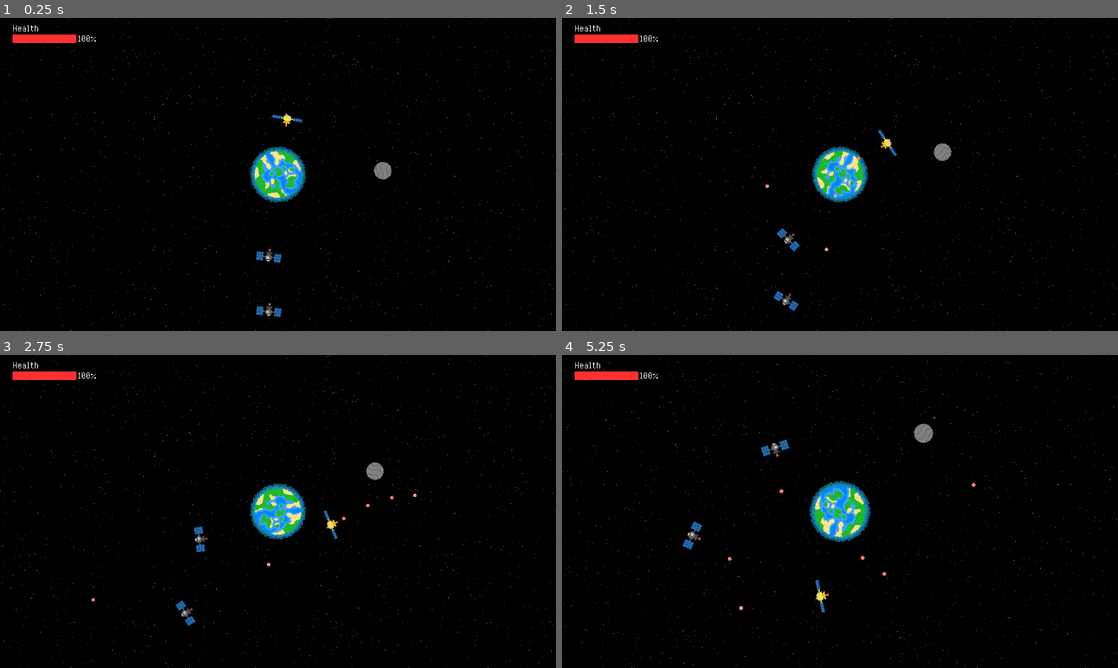
Above: before the commit, frames 1-4 (two rows, left to right).
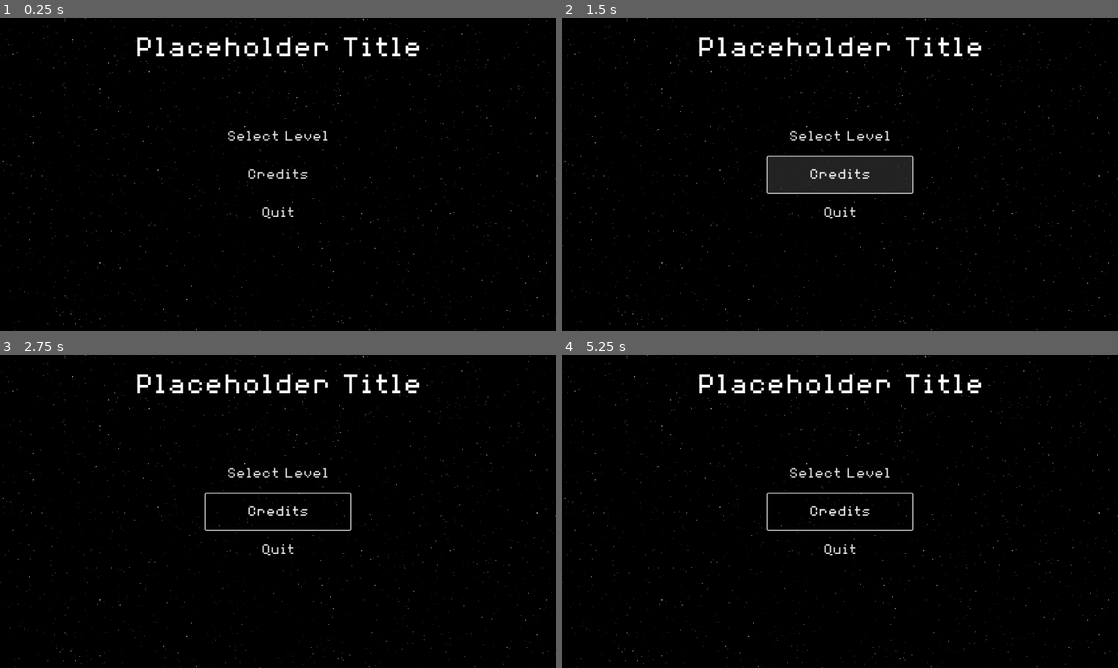
Above: after the commit, the same moments.

Repository: Birb-Games/gmtk-2025
Game: Godot game, scene res://scenes/main.tscn
Two runs of this game, one before a commit and one after it. Both use one fixed random seed, a clock stepped at 60 frames per second and the inputs below.
Inputs (mouse positions are in pixels of both pictures, inside the frame that each line leads up to):
- Up to frame 1 (0.25 s): no input
- Up to frame 2 (1.5 s): click (840, 136) at 0.5 s, where only the run after the commit has a clickable "Select Level"; click (840, 174) at 1.25 s, where only the run after the commit has a clickable "Credits"
- Up to frame 3 (2.75 s): move the mouse to (400, 495) at 2.02 s; press the mouse at (400, 495) at 2.03 s; hold Right (right) from 2.03 s (still down)
- Up to frame 4 (5.25 s): move the mouse to (728, 527) at 2.77 s; release Right (right) at 2.78 s; release the mouse at (728, 527) at 2.78 s; hold Down (down) 2.78-3.53 s; tap Mouse wheel up (zoom_camera_in) at 2.85, 5.1 s; move the mouse to (895, 442) at 3.52 s; hold Right (right) 3.53-4.28 s; tap Mouse wheel down (zoom_camera_out) at 3.6 s; move the mouse to (812, 574) at 4.27 s; hold Up (up) 4.28-5.03 s; click (812, 574) at 4.35 s; move the mouse to (1006, 558) at 5.02 s; hold A (left) from 5.03 s (still down)

The runs differ from the first frame. In frame 1, 4.5% of the frame differs, in the area x 0-100%, y 0-100%; in frame 2, 6.6%; in frame 3, 4.7%; in frame 4, 5.1%.
Error after the commit: Parse Error: Preload file "res://scenes/credits.tscn" does not exist. (res://scripts/main_menu.gd:8)

Commit message:
Added level select screen (untested)

Diff:
--- /dev/null
+++ b/assets/theme.tres
@@ -0,0 +1,15 @@
+[gd_resource type="Theme" load_steps=3 format=3 uid="uid://5ke4j1o1hacn"]
+
+[ext_resource type="FontFile" uid="uid://b83lr4reqbm0y" path="res://assets/fonts/8BitOperator/8bitOperatorPlus8-Regular.ttf" id="1_5x3i2"]
+
+[sub_resource type="StyleBoxFlat" id="StyleBoxFlat_l6cm7"]
+content_margin_left = 5.0
+content_margin_top = 5.0
+content_margin_right = 5.0
+content_margin_bottom = 5.0
+bg_color = Color(0, 0, 0, 0)
+
+[resource]
+default_font = ExtResource("1_5x3i2")
+default_font_size = 32
+Button/styles/normal = SubResource("StyleBoxFlat_l6cm7")
--- /dev/null
+++ b/scenes/level_select.tscn
@@ -0,0 +1,55 @@
+[gd_scene load_steps=3 format=3 uid="uid://efsx1csh0p57"]
+
+[ext_resource type="Theme" uid="uid://5ke4j1o1hacn" path="res://assets/theme.tres" id="1_3shnc"]
+[ext_resource type="Script" uid="uid://dyldtgab025cn" path="res://scripts/level_select.gd" id="2_p0wlc"]
+
+[node name="LevelSelect" type="Control"]
+layout_mode = 3
+anchors_preset = 0
+offset_right = 1152.0
+offset_bottom = 648.0
+theme = ExtResource("1_3shnc")
+script = ExtResource("2_p0wlc")
+
+[node name="Title" type="Label" parent="."]
+layout_mode = 1
+anchors_preset = 5
+anchor_left = 0.5
+anchor_right = 0.5
+offset_left = -158.5
+offset_top = 40.0
+offset_right = 158.5
+offset_bottom = 75.0
+grow_horizontal = 2
+theme_override_font_sizes/font_size = 48
+text = "Level Select"
+
+[node name="GridContainer" type="GridContainer" parent="."]
+layout_mode = 1
+anchors_preset = 8
+anchor_left = 0.5
+anchor_top = 0.5
+anchor_right = 0.5
+anchor_bottom = 0.5
+offset_left = -426.0
+offset_top = -174.0
+offset_right = -386.0
+offset_bottom = -134.0
+grow_horizontal = 2
+grow_vertical = 2
+columns = 5
+
+[node name="ReturnToMain" type="Button" parent="."]
+layout_mode = 1
+anchors_preset = 7
+anchor_left = 0.5
+anchor_top = 1.0
+anchor_right = 0.5
+anchor_bottom = 1.0
+offset_left = -177.0
+offset_top = -73.0
+offset_right = 177.0
+offset_bottom = -40.0
+grow_horizontal = 2
+grow_vertical = 0
+text = "Return to Main Menu"
--- a/scenes/main.tscn
+++ b/scenes/main.tscn
@@ -1,9 +1,8 @@
-[gd_scene load_steps=5 format=3 uid="uid://d0dmficfh1ng4"]
+[gd_scene load_steps=4 format=3 uid="uid://d0dmficfh1ng4"]
 
 [ext_resource type="Script" uid="uid://do4ophba58a5u" path="res://scripts/main.gd" id="1_jyhfs"]
 [ext_resource type="Texture2D" uid="uid://dsq5rgehdjua3" path="res://assets/textures/space.png" id="2_0wfyh"]
-[ext_resource type="PackedScene" uid="uid://csi6i1sy1v5be" path="res://scenes/levels/level1.tscn" id="3_jyhfs"]
-[ext_resource type="PackedScene" uid="uid://ba4da3577syhe" path="res://scenes/HUD.tscn" id="4_tbgi4"]
+[ext_resource type="PackedScene" uid="uid://dsxmo3loqjgey" path="res://scenes/main_menu.tscn" id="4_jyhfs"]
 
 [node name="Main" type="Node2D"]
 script = ExtResource("1_jyhfs")
@@ -18,9 +17,7 @@
 scale = Vector2(1.2, 1.2)
 texture = ExtResource("2_0wfyh")
 
-[node name="Level" parent="." instance=ExtResource("3_jyhfs")]
-
 [node name="GUI" type="CanvasLayer" parent="."]
 process_mode = 3
 
-[node name="HUD" parent="GUI" instance=ExtResource("4_tbgi4")]
+[node name="MainMenu" parent="GUI" instance=ExtResource("4_jyhfs")]
--- /dev/null
+++ b/scenes/main_menu.tscn
@@ -0,0 +1,58 @@
+[gd_scene load_steps=3 format=3 uid="uid://dsxmo3loqjgey"]
+
+[ext_resource type="Theme" uid="uid://5ke4j1o1hacn" path="res://assets/theme.tres" id="1_ekxnf"]
+[ext_resource type="Script" uid="uid://bv62477lyoqed" path="res://scripts/main_menu.gd" id="2_ekxnf"]
+
+[node name="MainMenu" type="Control"]
+layout_mode = 3
+anchors_preset = 0
+offset_right = 1152.0
+offset_bottom = 648.0
+theme = ExtResource("1_ekxnf")
+script = ExtResource("2_ekxnf")
+
+[node name="Label" type="Label" parent="."]
+layout_mode = 1
+anchors_preset = 5
+anchor_left = 0.5
+anchor_right = 0.5
+offset_left = -232.5
+offset_top = 40.0
+offset_right = 232.5
+offset_bottom = 76.0
+grow_horizontal = 2
+theme_override_font_sizes/font_size = 64
+text = "Placeholder Title"
+
+[node name="VBoxContainer" type="VBoxContainer" parent="."]
+layout_mode = 1
+anchors_preset = 8
+anchor_left = 0.5
+anchor_top = 0.5
+anchor_right = 0.5
+anchor_bottom = 0.5
+offset_left = -20.0
+offset_top = -20.0
+offset_right = 20.0
+offset_bottom = 20.0
+grow_horizontal = 2
+grow_vertical = 2
+
+[node name="SelectLevel" type="Button" parent="VBoxContainer"]
+custom_minimum_size = Vector2(300, 75)
+layout_mode = 2
+text = "Select Level"
+
+[node name="Credits" type="Button" parent="VBoxContainer"]
+custom_minimum_size = Vector2(0, 75)
+layout_mode = 2
+text = "Credits"
+
+[node name="Quit" type="Button" parent="VBoxContainer"]
+custom_minimum_size = Vector2(0, 75)
+layout_mode = 2
+text = "Quit"
+
+[connection signal="pressed" from="VBoxContainer/SelectLevel" to="." method="_on_select_level_pressed"]
+[connection signal="pressed" from="VBoxContainer/Credits" to="." method="_on_credits_pressed"]
+[connection signal="pressed" from="VBoxContainer/Quit" to="." method="_on_quit_pressed"]
--- /dev/null
+++ b/scripts/level_select.gd
@@ -0,0 +1,14 @@
+extends Control
+
+var level_directory: EditorFileSystemDirectory = EditorFileSystemDirectory.new()
+var level_select_button_script: Script = preload("res://scripts/level_select_button.gd")
+
+func _ready() -> void:
+	level_directory.open("res://scenes/levels")
+	for i in level_directory.get_file_count():
+		var level = level_directory.get_file(i)
+		var button = Button.new()
+		button.text = i + 1
+		button.name = level
+		button.set_script(level_select_button_script)
+		$GridContainer.add_child(button)
--- /dev/null
+++ b/scripts/level_select_button.gd
@@ -0,0 +1,13 @@
+extends Button
+
+var level: PackedScene
+
+func _ready() -> void:
+	custom_minimum_size = Vector2(100, 100)
+	add_theme_font_size_override("font_size", 64)
+	level = load("res://scenes/levels/" + name + ".tscn")
+	connect("pressed", _on_pressed)
+
+func _on_pressed() -> void:
+	get_parent().get_parent().get_parent().add_child(level.instantiate())
+	get_parent().get_parent().queue_free()
--- /dev/null
+++ b/scripts/main_menu.gd
@@ -0,0 +1,12 @@
+extends Control
+
+func _on_select_level_pressed() -> void:
+	get_parent().add_child(preload("res://scenes/level_select.tscn").instantiate())
+	queue_free()
+
+func _on_credits_pressed() -> void:
+	get_parent().add_child(preload("res://scenes/credits.tscn").instantiate())
+	queue_free()
+
+func _on_quit_pressed() -> void:
+	get_tree().quit()
Not shown, added: scripts/level_select.gd.uid
Not shown, added: scripts/level_select_button.gd.uid
Not shown, added: scripts/main_menu.gd.uid
